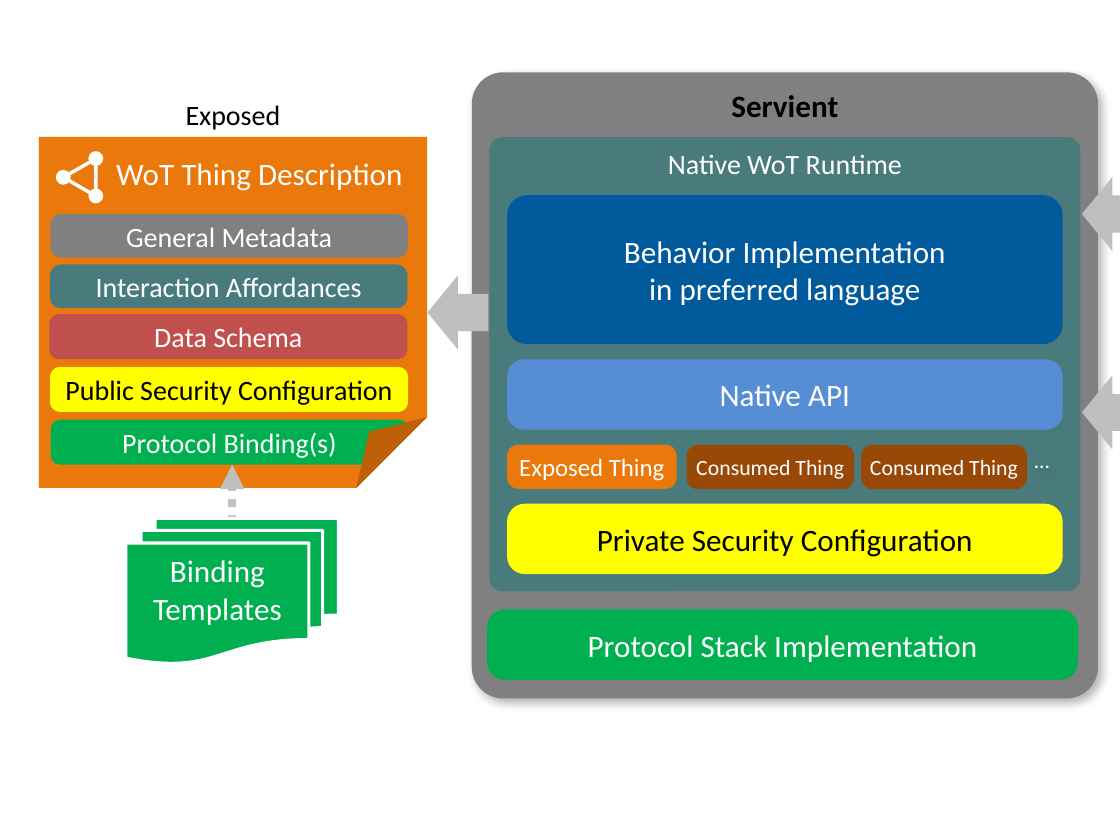
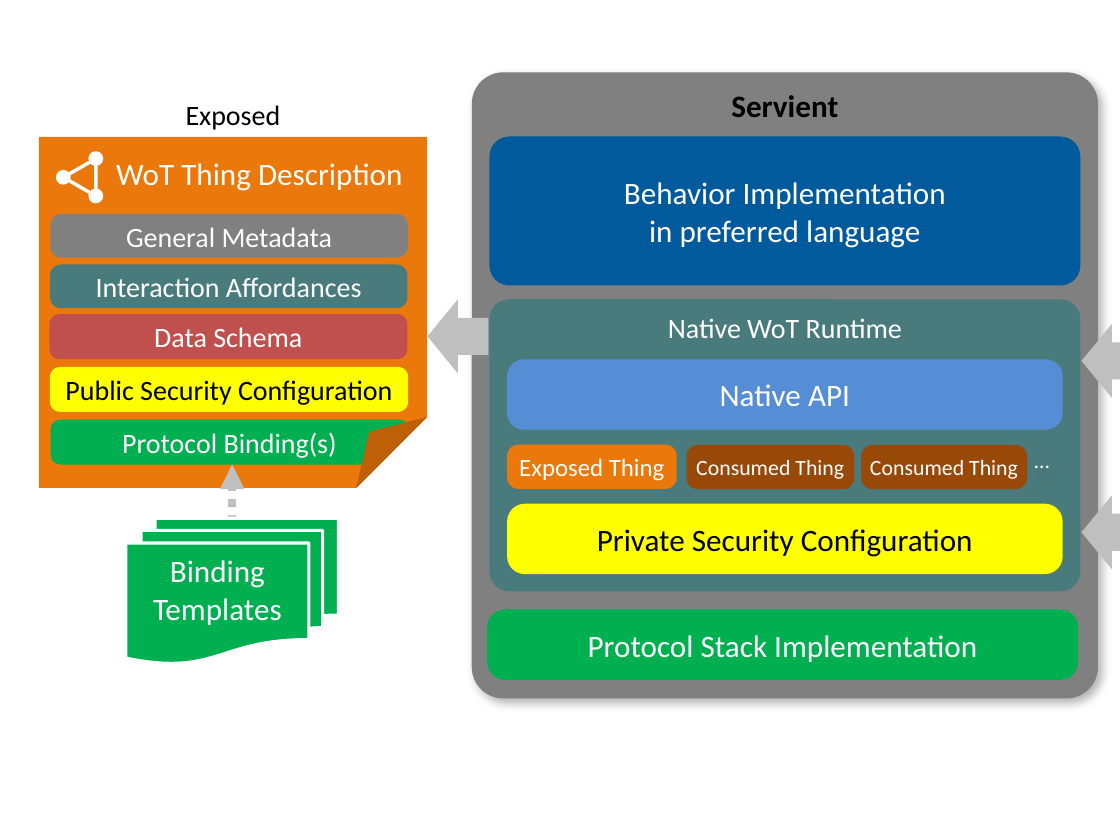
Before and after one commit to w3c/wot-architecture, a slide deck: slide 10 of images/wot-architecture-figures-new4.pptx. Drawn at 1120x840 pixels with LibreOffice and Linux fonts; fonts in the diff are those of the drawing. Boxes give left, top, right and bottom in pixels: in the first picture for what was removed or moved away, otherwise in the second. Text is boxed around its words. In the diff, an @@ line names an element or a change of style, - is before the commit and + after.

```diff
--- a/images/wot-architecture-figures-new4.pptx
+++ b/images/wot-architecture-figures-new4.pptx
@@ rounded rectangle "Behavior Implementation in preferred language": place and size @@
-rounded rectangle "Behavior Implementation in preferred language" at [507,195,1063,344]
+rounded rectangle "Behavior Implementation in preferred language" at [489,137,1081,286]
@@ down arrow: place and size @@
-down arrow at [428,276,488,349]
+down arrow at [428,299,488,373]
@@ rounded rectangle "Native WoT Runtime": place and size @@
-rounded rectangle "Native WoT Runtime" at [489,137,1081,591]
+rounded rectangle "Native WoT Runtime" at [489,299,1081,591]
@@ rounded rectangle "Native WoT Runtime" at [489,299,1081,591]: proportions changed @@
@@ down arrow: place and size @@
-down arrow at [1082,375,1120,449]
+down arrow at [1082,324,1120,398]
@@ down arrow: place and size @@
-down arrow at [1082,177,1120,251]
+down arrow at [1082,495,1120,569]
```
Also in this commit, not shown: 1 other slide changed, 2 other files.
